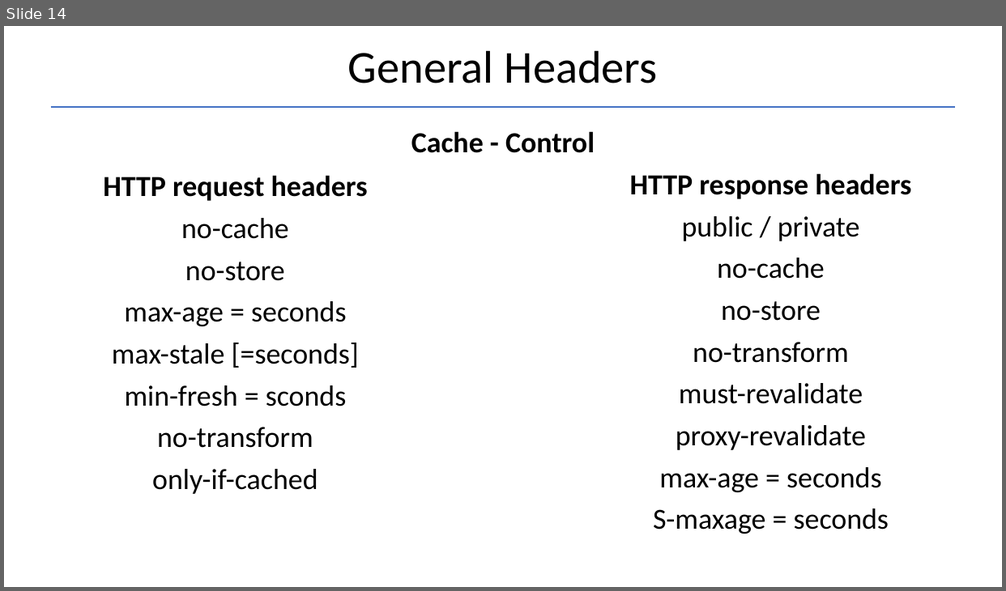
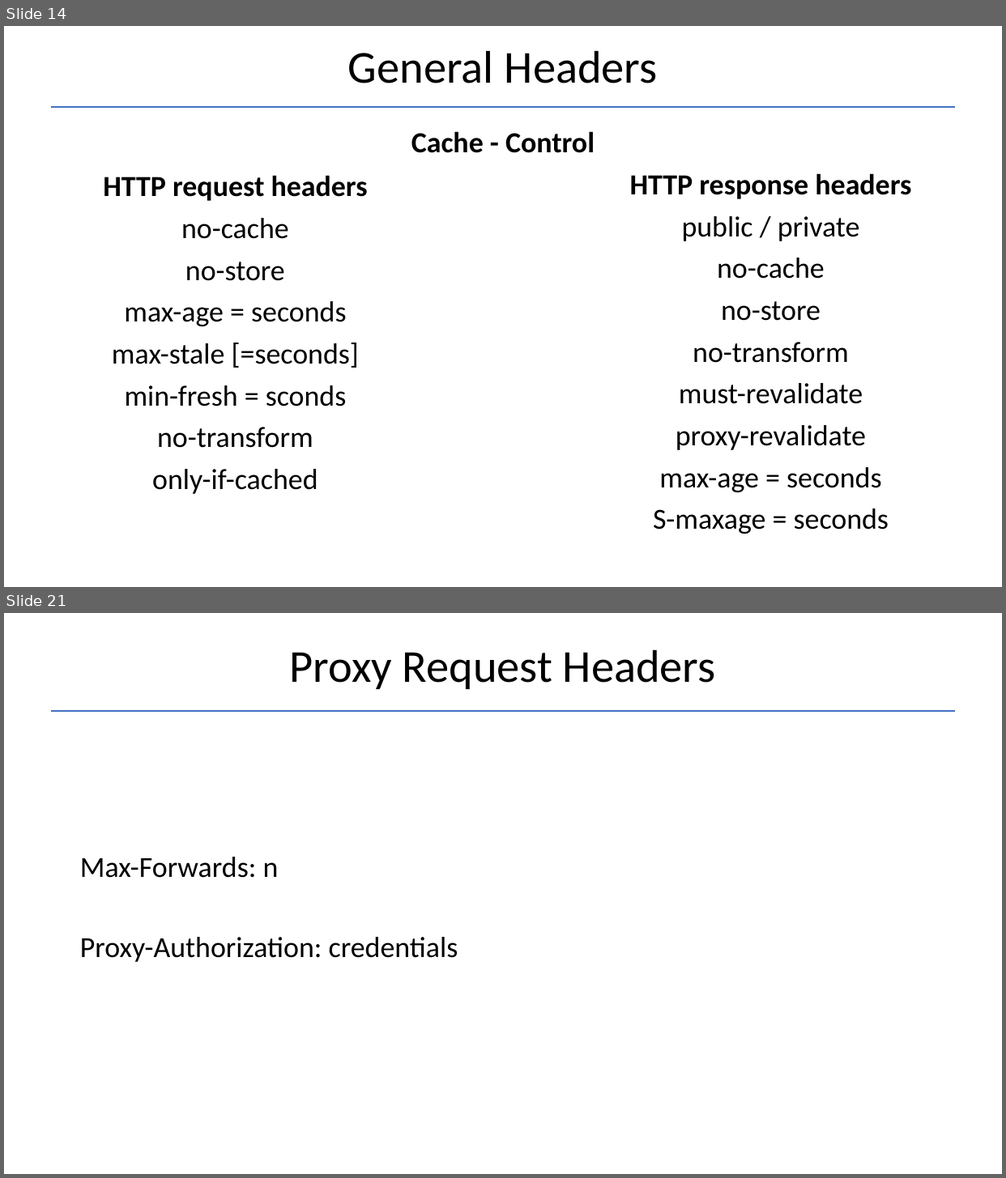
Before and after one commit to Garnik94/Levelup_presentations, a slide deck: Http/Http_presentation.pptx. Shown one above the other, each under a label of ours: slide 14 before the commit, slides 14 and 21 after it; the slides between them are not shown. The pictures are 1006x591 and 1006x1178 pixels, drawn with LibreOffice and Linux fonts; fonts in the diff are those of the drawing. Boxes give left, top, right and bottom in pixels: in the first picture for what was removed or moved away, otherwise in the second. Text is boxed around its words. In the diff, an @@ line names an element or a change of style, - is before the commit and + after.

```diff
--- a/Http/Http_presentation.pptx
+++ b/Http/Http_presentation.pptx
@@ slide 21 added at (4,613,1002,1174), background #FFFFFF @@
@@ title added at (289,649,716,689), 44 pt, text #000000 @@
+Proxy Request Headers
@@ line added from (50, 711) to (956, 711), #4472C4 1.5 pt @@
@@ text added at (80,857,458,962), 28 pt, text #000000 @@
+Max-Forwards: n
+Proxy-Authorization: credentials
```
Also in this commit, not shown: 1 slide changed, 7 other slides added, 1 other file.
